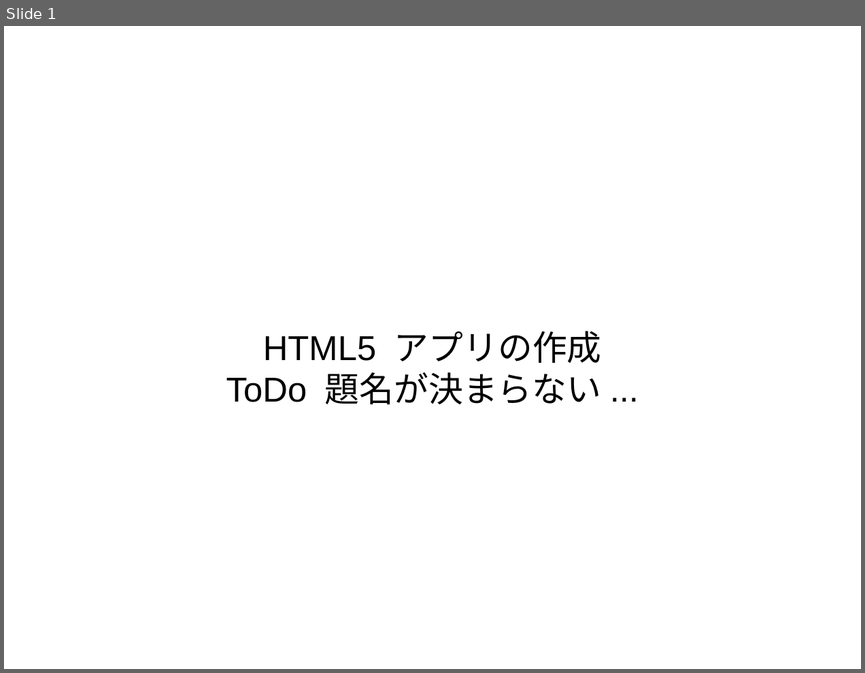
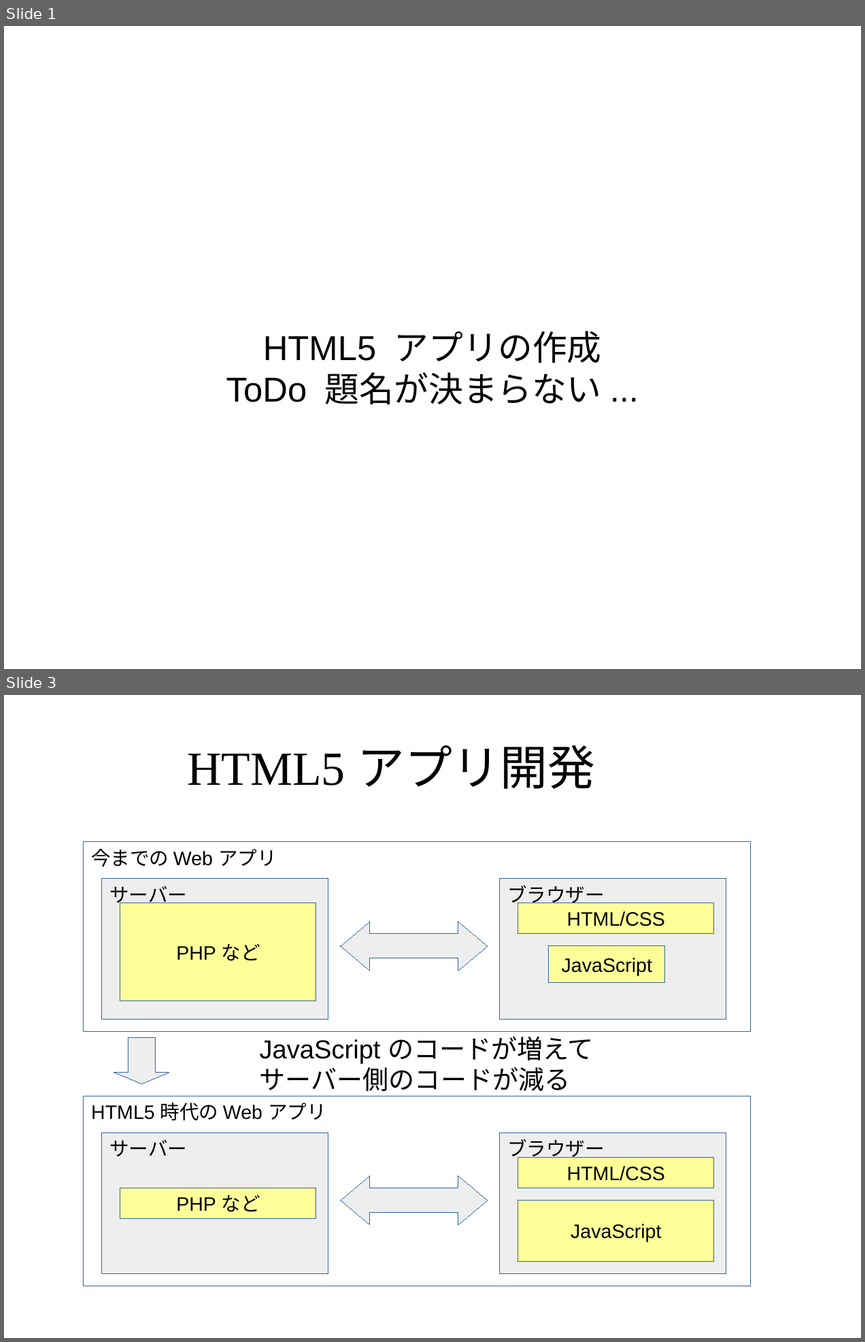
Before and after one commit to masakura/slides, a slide deck: html5jk#1/slide2.odp. Shown one above the other, each under a label of ours: slide 1 before the commit, slides 1 and 3 after it; the slides between them are not shown. The pictures are 865x673 and 865x1342 pixels, drawn with LibreOffice and Linux fonts; fonts in the diff are those of the drawing; background and template pictures are left out. Boxes give left, top, right and bottom in pixels: in the first picture for what was removed or moved away, otherwise in the second. Text is boxed around its words. In the diff, an @@ line names an element or a change of style, - is before the commit and + after.

Commit message:
SPA や HTML5 アプリの開発の図解を追加

```diff
--- a/html5jk#1/slide2.odp
+++ b/html5jk#1/slide2.odp
@@ slide 3 added at (x1=4, y1=695, x2=861, y2=1338), background picture (left out) @@
@@ title added at (x1=187, y1=745, x2=595, y2=789), 44 pt, text #000000 @@
+HTML5 アプリ開発
@@ rectangle added at (x1=84, y1=842, x2=751, y2=1032), fill #FFFFFF, outline #3465A4 0 pt, 18 pt, text #000000 @@
+今までの Web アプリ
@@ rectangle added at (x1=102, y1=879, x2=328, y2=1019), fill #EEEEEE, outline #3465A4 0 pt, 18 pt, text #000000 @@
+サーバー
@@ rectangle added at (x1=500, y1=879, x2=726, y2=1019), fill #EEEEEE, outline #3465A4 0 pt, 18 pt, text #000000 @@
+ブラウザー
@@ rectangle added at (x1=121, y1=903, x2=317, y2=1001), fill #FFFF99, outline #3465A4 0 pt, 18 pt, text #000000 @@
+PHP など
@@ rectangle added at (x1=518, y1=903, x2=714, y2=934), fill #FFFF99, outline #3465A4 0 pt, 18 pt, text #000000 @@
+HTML/CSS
@@ left right arrow added at (x1=341, y1=921, x2=487, y2=970), fill #EEEEEE, outline #3465A4 0 pt @@
@@ rectangle added at (x1=549, y1=946, x2=666, y2=983), fill #FFFF99, outline #3465A4 0 pt, 18 pt, text #000000 @@
+JavaScript
@@ down arrow added at (x1=114, y1=1038, x2=170, y2=1084), fill #EEEEEE, outline #3465A4 0 pt @@
@@ text added at (x1=260, y1=1036, x2=594, y2=1096), 24 pt, text #000000 @@
+JavaScript のコードが増えて
+サーバー側のコードが減る
@@ rectangle added at (x1=84, y1=1096, x2=751, y2=1286), fill #FFFFFF, outline #3465A4 0 pt, 18 pt, text #000000 @@
+HTML5 時代の Web アプリ
@@ rectangle added at (x1=102, y1=1133, x2=328, y2=1274), fill #EEEEEE, outline #3465A4 0 pt, 18 pt, text #000000 @@
+サーバー
@@ rectangle added at (x1=500, y1=1133, x2=726, y2=1274), fill #EEEEEE, outline #3465A4 0 pt, 18 pt, text #000000 @@
+ブラウザー
@@ rectangle added at (x1=518, y1=1157, x2=714, y2=1187), fill #FFFF99, outline #3465A4 0 pt, 18 pt, text #000000 @@
+HTML/CSS
@@ left right arrow added at (x1=341, y1=1176, x2=487, y2=1225), fill #EEEEEE, outline #3465A4 0 pt @@
@@ rectangle added at (x1=121, y1=1188, x2=317, y2=1218), fill #FFFF99, outline #3465A4 0 pt, 18 pt, text #000000 @@
+PHP など
@@ rectangle added at (x1=518, y1=1200, x2=714, y2=1262), fill #FFFF99, outline #3465A4 0 pt, 18 pt, text #000000 @@
+JavaScript
```
Also in this commit, not shown: 5 slides changed, 9 other slides added.
